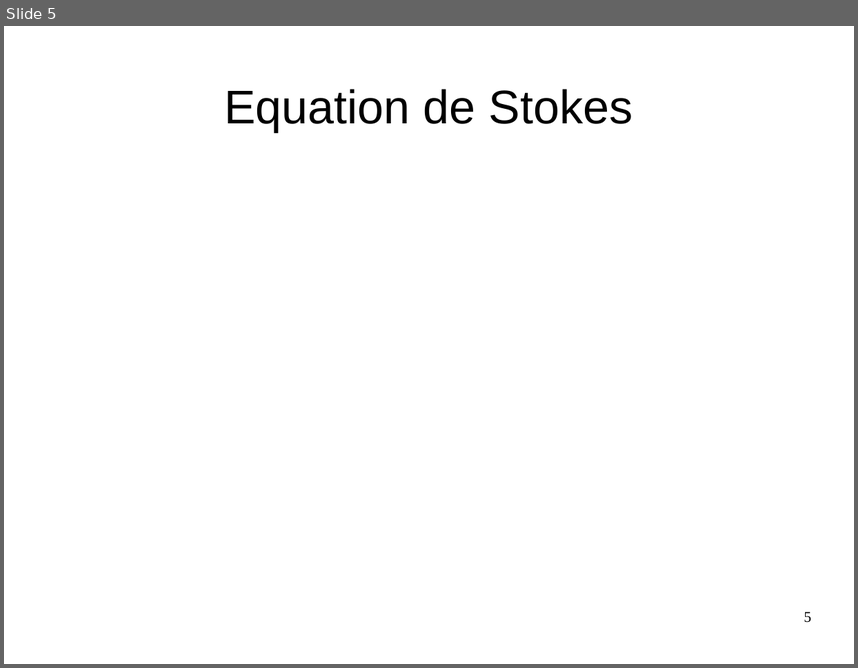
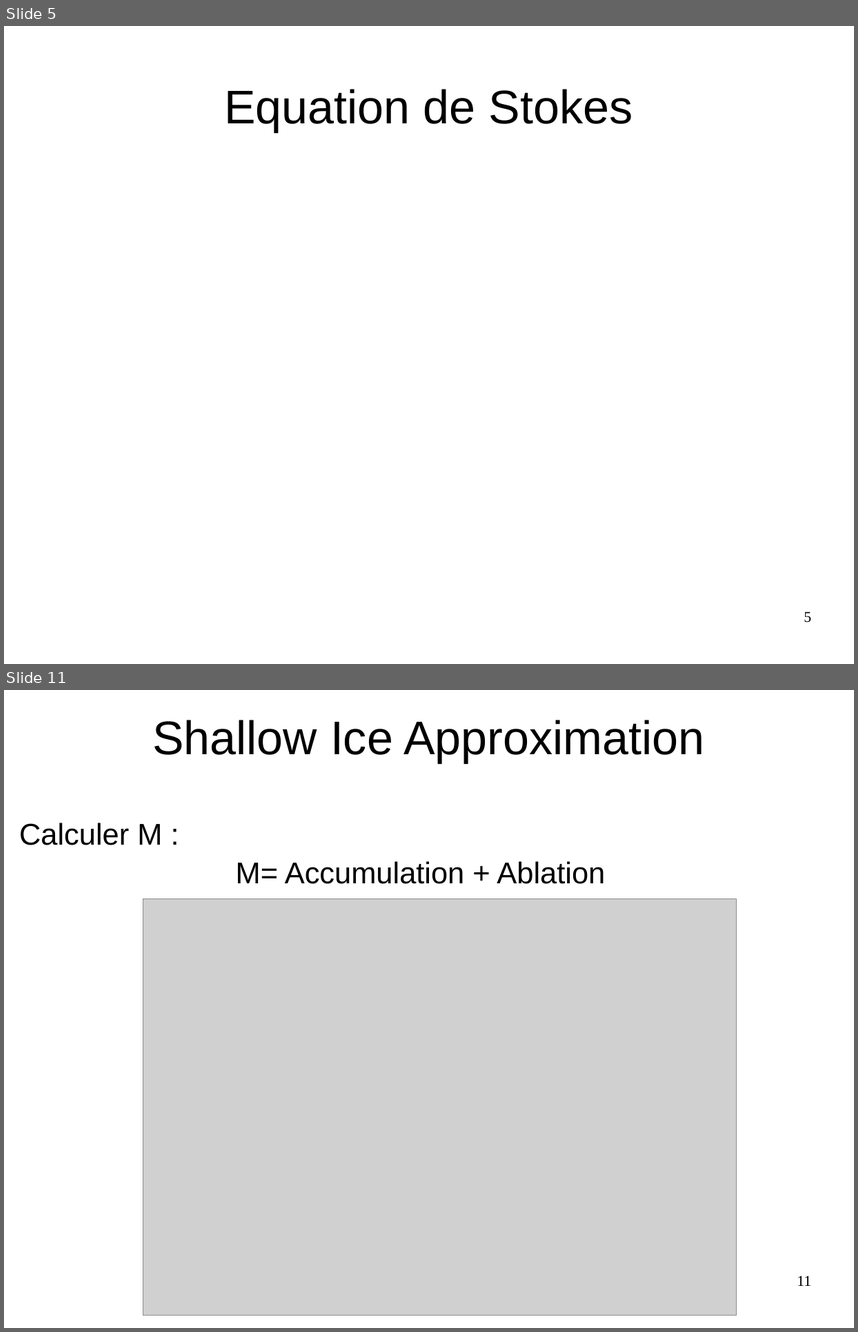
Before and after one commit to Rivoks/polytech-projet-mdg, a slide deck: documents/Powerpoint.odp. Shown one above the other, each under a label of ours: slide 5 before the commit, slides 5 and 11 after it; the slides between them are not shown. The pictures are 858x668 and 858x1332 pixels, drawn with LibreOffice and Linux fonts; fonts in the diff are those of the drawing; grey boxes stand for pictures. Boxes give left, top, right and bottom in pixels: in the first picture for what was removed or moved away, otherwise in the second. Text is boxed around its words. In the diff, an @@ line names an element or a change of style, - is before the commit and + after.

```diff
--- a/documents/Powerpoint.odp
+++ b/documents/Powerpoint.odp
@@ slide 11 added at (4, 690, 854, 1328), background #FFFFFF @@
@@ title added at (152, 720, 704, 762), 44 pt, text #000000 @@
+Shallow Ice Approximation
@@ text added at (19, 822, 162, 845), 28 pt, text #000000 @@
+Calculer M :
@@ text added at (236, 861, 605, 884), 28 pt, text #000000 @@
+M= Accumulation + Ablation
@@ picture added at (143, 899, 737, 1315) @@
@@ page number added at (797, 1275, 811, 1285), 14 pt, text #000000 @@
+11
```
Also in this commit, not shown: 3 slides changed, 3 other slides added, 2 slides removed, 1 other file.
